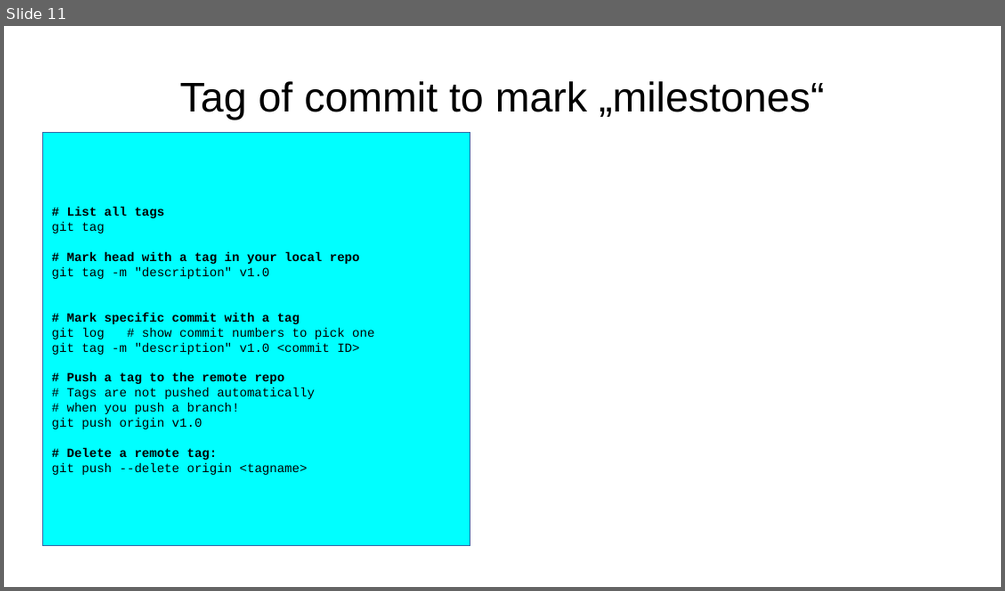
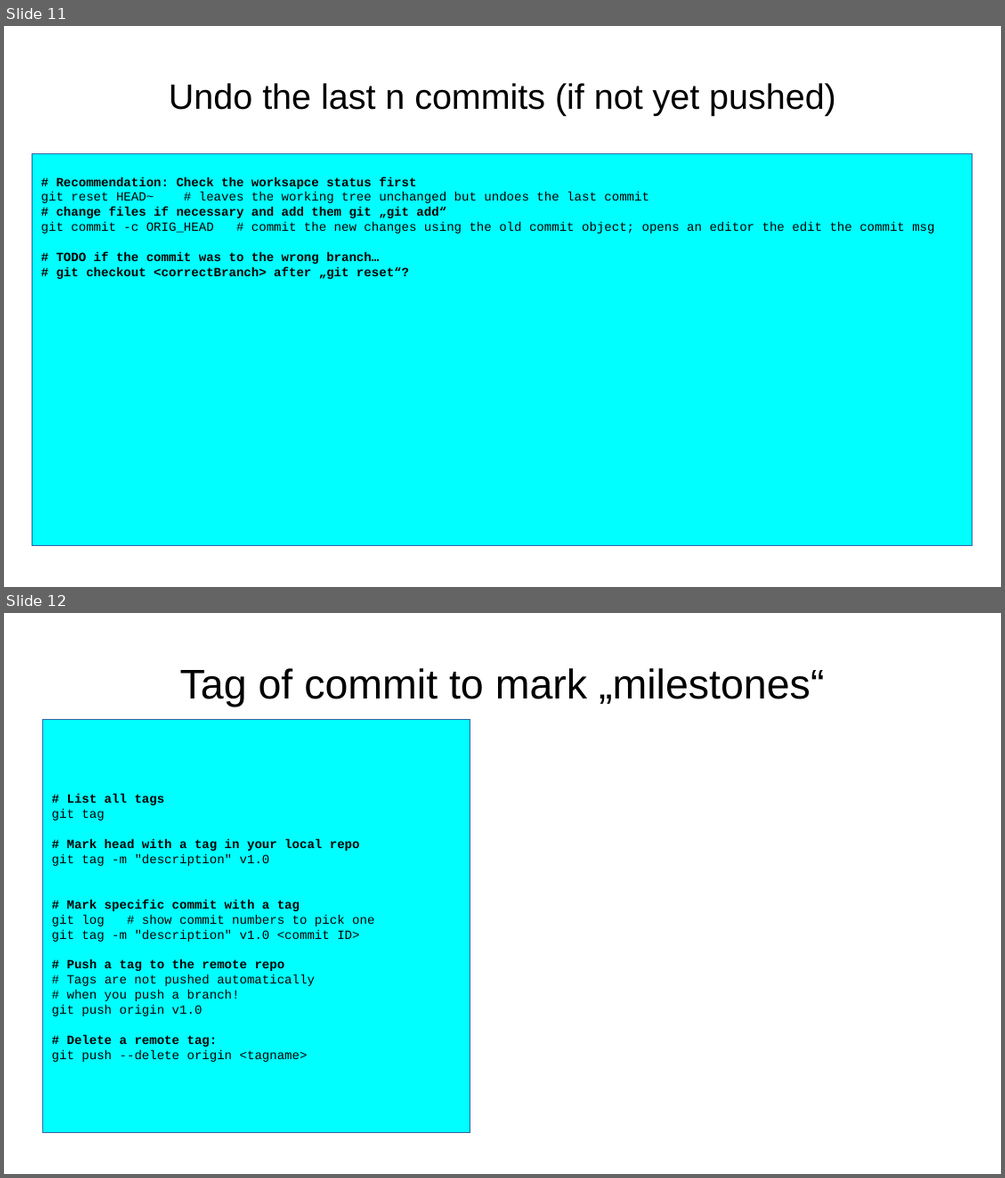
Before and after one commit to aryoda/git_essentials, a slide deck: Introduction to Git collaboration workflows.odp. Shown one above the other, each under a label of ours: slide 11 before the commit, slides 11 and 12 after it. The pictures are 1005x591 and 1005x1178 pixels, drawn with LibreOffice and Linux fonts; fonts in the diff are those of the drawing. Boxes give left, top, right and bottom in pixels: in the first picture for what was removed or moved away, otherwise in the second. Text is boxed around its words. In the diff, an @@ line names an element or a change of style, - is before the commit and + after.

Commit message:
added use case: undo local commit

```diff
--- a/Introduction to Git collaboration workflows.odp
+++ b/Introduction to Git collaboration workflows.odp
@@ slide 11 added at box(4, 26, 1001, 587), background #FFFFFF @@
@@ title added at box(169, 83, 836, 116), 28 pt, text #000000 @@
+Undo the last n commits (if not yet pushed)
@@ rectangle added at box(32, 154, 971, 546), fill #00FFFF, outline #3465A4 0 pt, 10 pt, text #000000, bold @@
+# Recommendation: Check the worksapce status first
+git reset HEAD~ # leaves the working tree unchanged but undoes the last commit
+# change files if necessary and add them git „git add“
+git commit -c ORIG_HEAD # commit the new changes using the old commit object; opens an editor the edit the commit msg
+# TODO if the commit was to the wrong branch…
+# git checkout <correctBranch> after „git reset“?
@@ what was slide 11 is now slide 12 @@
```
Also in this commit, not shown: 1 slide changed.
